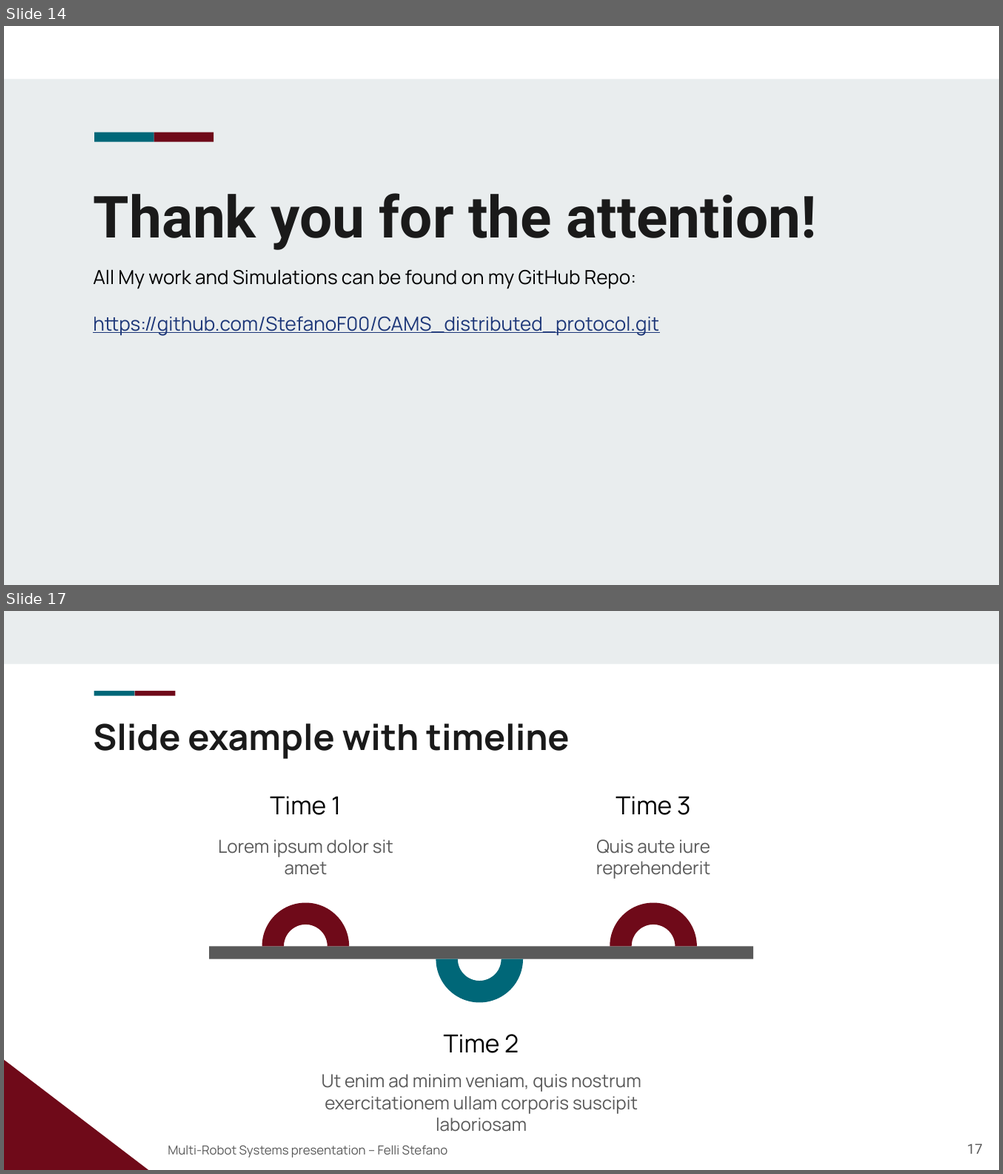
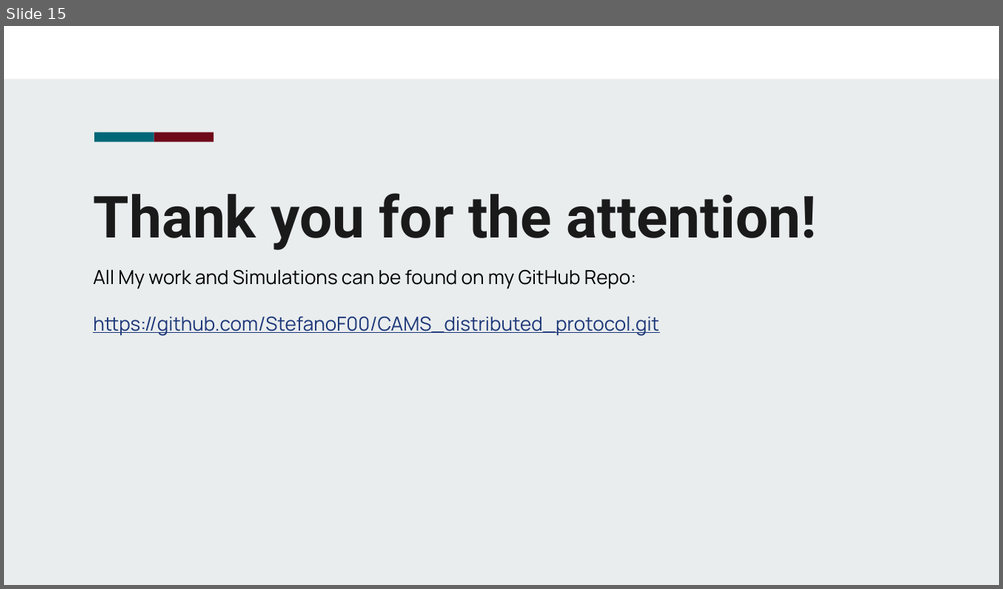
Before and after one commit to StefanoF00/CAMS_distributed_consensus_protocol, a slide deck: CAMS_Presentation.pptx. Shown one above the other, each under a label of ours: slides 14 and 17 before the commit, slide 15 after it; the slides between them are not shown. The pictures are 1003x1174 and 1003x589 pixels, drawn with LibreOffice and Linux fonts; fonts in the diff are those of the drawing; background and template pictures are left out. Boxes give left, top, right and bottom in pixels: in the first picture for what was removed or moved away, otherwise in the second. Text is boxed around its words. In the diff, an @@ line names an element or a change of style, - is before the commit and + after.

```diff
--- a/CAMS_Presentation.pptx
+++ b/CAMS_Presentation.pptx
@@ slide 17 removed at (4,611,999,1170), background #FFFFFF @@
@@ rectangle removed at (4,611,999,664) @@
@@ rectangle removed at (94,691,135,695) @@
@@ rectangle removed at (134,691,175,695) @@
@@ text removed at (93,723,569,759) @@
-Slide example with timeline
@@ text removed at (270,796,341,815) @@
-Time 1
@@ text removed at (615,796,691,815) @@
-Time 3
@@ text removed at (218,840,393,875) @@
-Lorem ipsum dolor sit amet
@@ text removed at (596,840,710,879) @@
-Quis aute iure reprehenderit
@@ arch (boxed as its full ring) removed at (262,903,349,991) @@
@@ arch (boxed as its full ring) removed at (435,915,523,1003) @@
@@ arch (boxed as its full ring) removed at (609,903,697,991) @@
@@ rectangle removed at (209,946,753,959) @@
@@ text removed at (444,1034,518,1054) @@
-Time 2
@@ right triangle removed at (4,1060,148,1170) @@
@@ text removed at (321,1074,641,1114) @@
-Ut enim ad minim veniam, quis nostrum exercitationem ullam corporis suscipit laboriosam
@@ subtitle removed at (168,1145,448,1158) @@
-Multi-Robot Systems presentation – Felli Stefano
@@ page number removed at (967,1144,982,1154) @@
-17
@@ what was slide 14 is now slide 15 @@
```
Also in this commit, not shown: 2 slides changed, 2 other slides removed, 1 other file.
